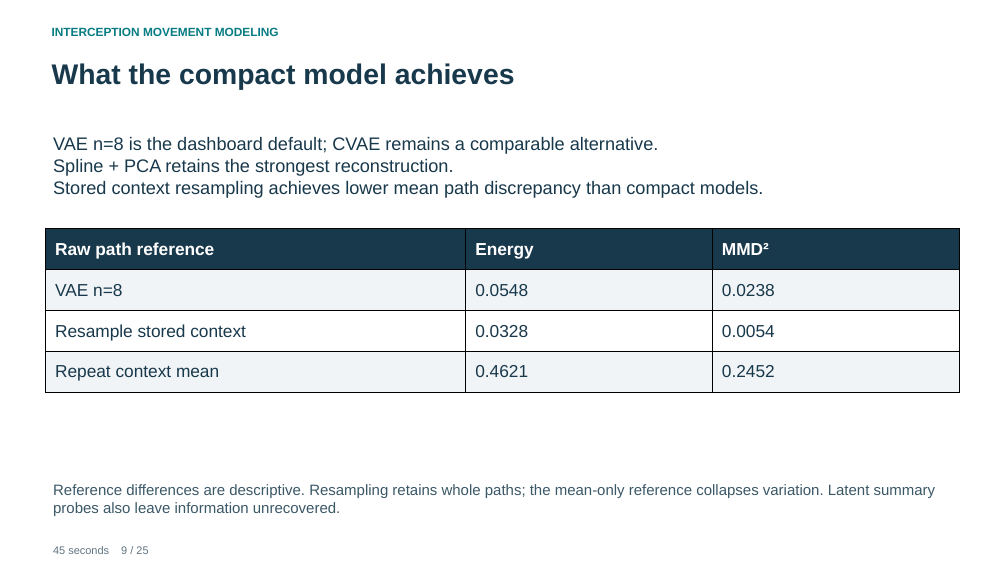
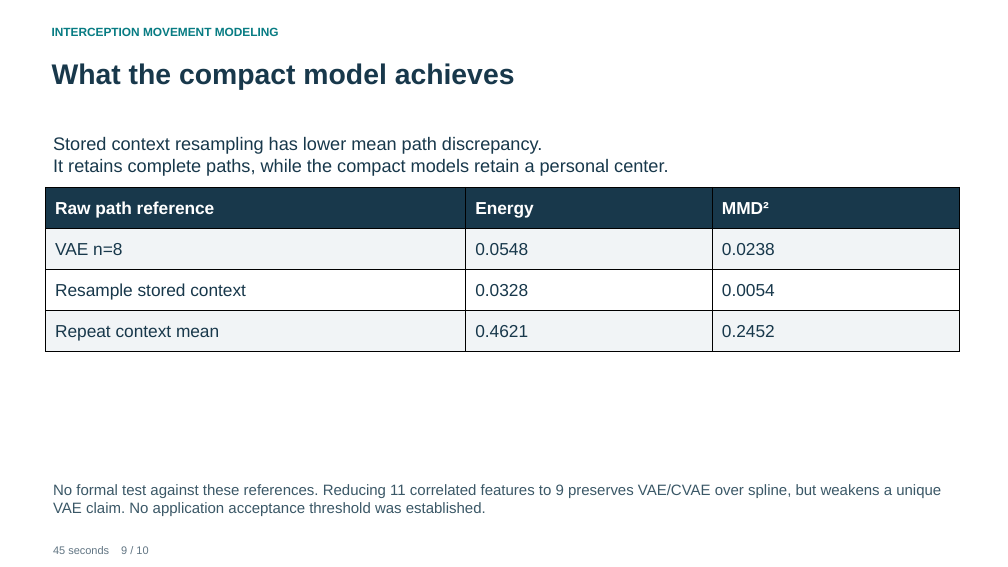
Before and after one commit to pazflashner/interception-movements-dl, a slide deck: slide 9 of production/Interception_Movements_Course_Presentation.pptx. Drawn at 1008x567 pixels with LibreOffice and Linux fonts; fonts in the diff are those of the drawing. Boxes give left, top, right and bottom in pixels: in the first picture for what was removed or moved away, otherwise in the second. Text is boxed around its words. In the diff, an @@ line names an element or a change of style, - is before the commit and + after.

Commit message:
Add visual course report and training-only feature redundancy sensitivity

```diff
--- a/production/Interception_Movements_Course_Presentation.pptx
+++ b/production/Interception_Movements_Course_Presentation.pptx
@@ text at (53, 137, 668, 176): text changed @@
-VAE n=8 is the dashboard default; CVAE remains a comparable alternative.
-Spline + PCA retains the strongest reconstruction.
-Stored context resampling achieves lower mean path discrepancy than compact models.
+Stored context resampling has lower mean path discrepancy.
+It retains complete paths, while the compact models retain a personal center.
@@ table: place and size @@
-table at (45, 228, 959, 392)
+table at (45, 188, 959, 352)
@@ text at (53, 484, 941, 516): text changed @@
-Reference differences are descriptive. Resampling retains whole paths; the mean-only reference collapses variation. Latent summary probes also leave information unrecovered.
+No formal test against these references. Reducing 11 correlated features to 9 preserves VAE/CVAE over spline, but weakens a unique VAE claim. No application acceptance threshold was established.
@@ text at (53, 546, 148, 554): text changed @@
-45 seconds 9 / 25
+45 seconds 9 / 10
```
Also in this commit, not shown: 7 other slides changed, 2 slides added, 17 slides removed, 47 other files.
